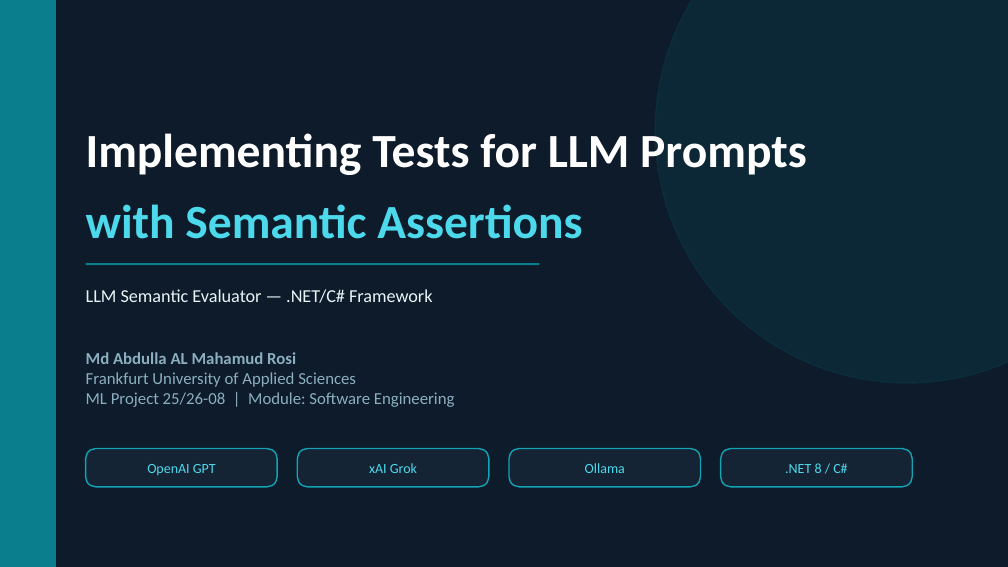
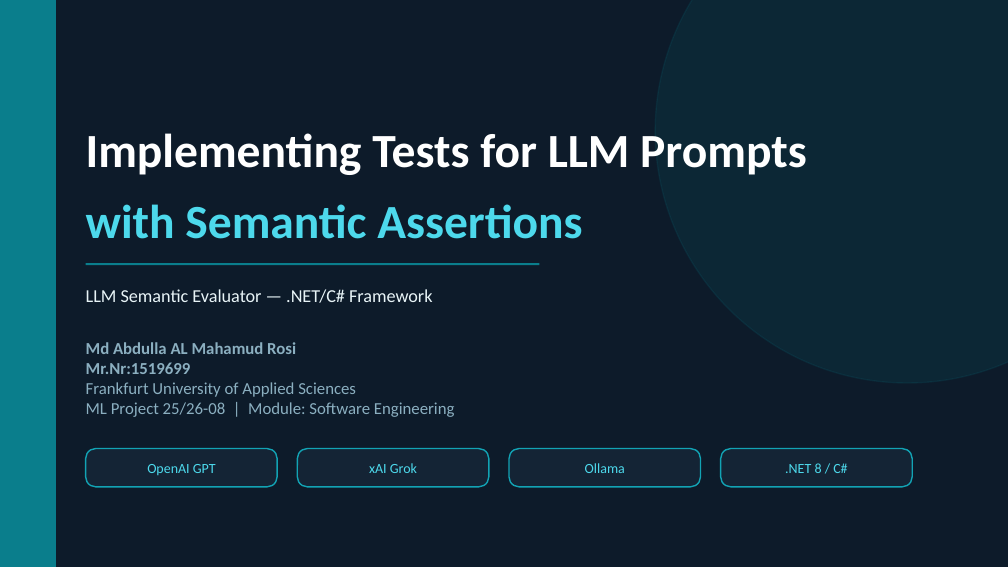
Before and after one commit to almahamud1234/llm-semantic-evaluator, a slide deck: slide 1 of Documentation/Implementing_Tests_for_LLM_Prompts_with_Semantic_Assertions _Team_LLM_QA_Lab_Presentation.pptx. Drawn at 1008x567 pixels with LibreOffice and Linux fonts; fonts in the diff are those of the drawing. Boxes give left, top, right and bottom in pixels: in the first picture for what was removed or moved away, otherwise in the second. Text is boxed around its words. In the diff, an @@ line names an element or a change of style, - is before the commit and + after.

Commit message:
update presentation slides

```diff
--- a/Documentation/Implementing_Tests_for_LLM_Prompts_with_Semantic_Assertions _Team_LLM_QA_Lab_Presentation.pptx
+++ b/Documentation/Implementing_Tests_for_LLM_Prompts_with_Semantic_Assertions _Team_LLM_QA_Lab_Presentation.pptx
@@ text at box(86, 362, 191, 374): paragraph added @@
+Mr.Nr:1519699
```
Also in this commit, not shown: 1 other slide changed.
